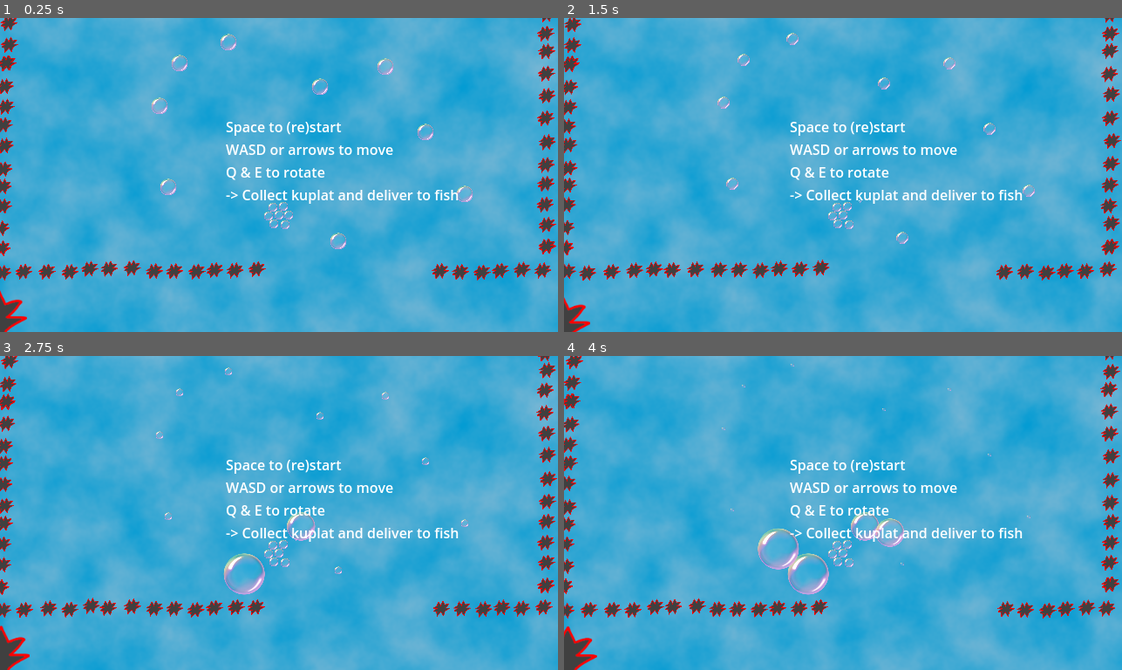
Above: before the commit, frames 1-4 (two rows, left to right).
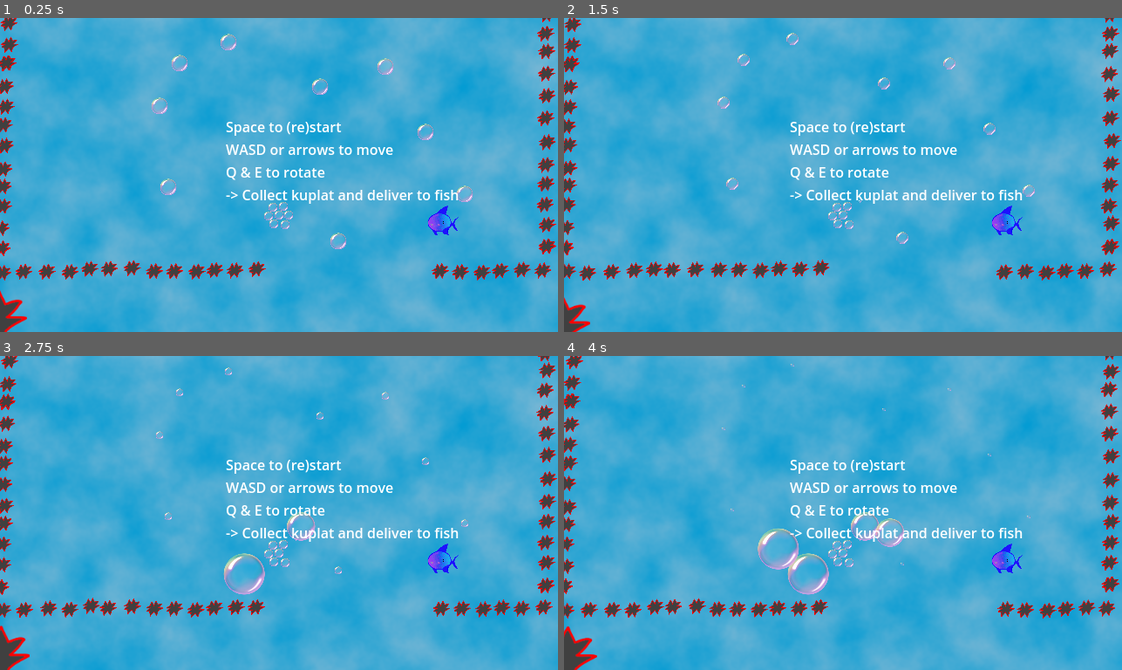
Above: after the commit, the same moments.

Repository: Raattis/ggj25
Game: Godot game, scene res://tomi/flying_game.tscn
Two runs of this game, one before a commit and one after it. Both use one fixed random seed, a clock stepped at 60 frames per second and the inputs below. This scene is started directly instead of the project's main scene.
Inputs (mouse positions are in pixels of both pictures, inside the frame that each line leads up to):
- Up to frame 1 (0.25 s): no input
- Up to frame 2 (1.5 s): move the mouse to (965, 159) at 0.52 s; hold Right mouse button (remove) 0.53-1.25 s; click (965, 159) at 0.8 s; drag from (731, 190) to (815, 237) at 1.27 s
- Up to frame 3 (2.75 s): move the mouse to (334, 443) at 2.02 s; hold Down (alas) from 2.03 s (still down); click (334, 443) at 2.3 s
- Up to frame 4 (4 s): release Down (alas) at 2.75 s; drag from (815, 575) to (675, 465) at 2.77 s; move the mouse to (1010, 560) at 3.52 s; hold E (kierräplus) from 3.53 s (still down); click (1010, 560) at 3.8 s

The runs differ from the first frame. In frame 1, 0.3% of the frame differs, in the area x 76-83%, y 59-70%; in frame 2, 0.3%; in frame 3, 0.3%; in frame 4, 0.3%.

Commit message:
kala puspus

Diff:
--- a/godot-project/riku/cluster.gd
+++ b/godot-project/riku/cluster.gd
@@ -146,6 +146,9 @@
 
 func _on_body_entered(body: Node2D):
 	var sb = body as StaticBody2D
+	if body as Kala:
+		if body.spawn_sydän():
+			remove_closest_child(body.position)
 	if not sb:
 		return
 	if (body as StaticBody2D).collision_layer & (1<<3) != 0:
--- a/godot-project/tomi/collectable_kupla.gd
+++ b/godot-project/tomi/collectable_kupla.gd
@@ -25,7 +25,11 @@
 		queue_free()
 
 
-func _on_body_entered(body: Cluster):
+func _on_body_entered(body):
+	if body is Cluster:
+		print("on")
+	else:
+		return
 	for c in get_children() as Array[Node2D]:
 		var pos = c.global_position
 		remove_child(c)
--- a/godot-project/tomi/flying_game.tscn
+++ b/godot-project/tomi/flying_game.tscn
@@ -10,6 +10,7 @@
 [ext_resource type="PackedScene" uid="uid://pibjdynkpeer" path="res://vesa/poks.tscn" id="8_7oywc"]
 [ext_resource type="Script" uid="uid://555ydg2oiu3j" path="res://tomi/kupla_spawnerit.gd" id="10_5gb5r"]
 [ext_resource type="Script" uid="uid://cqy8kuxkc4q3y" path="res://tomi/pääkamera.gd" id="11_5gb5r"]
+[ext_resource type="PackedScene" uid="uid://raub18716gf3" path="res://tomi/kala.tscn" id="11_hjf23"]
 
 [sub_resource type="Gradient" id="Gradient_owugb"]
 colors = PackedColorArray(0.0156863, 0.611765, 0.827451, 1, 0.47451, 0.717647, 0.835294, 1)
@@ -1008,4 +1009,7 @@
 [node name="KuplaSpawnerit" type="Node2D" parent="."]
 script = ExtResource("10_5gb5r")
 
+[node name="Kala" parent="." instance=ExtResource("11_hjf23")]
+position = Vector2(505, 332)
+
 [connection signal="body_entered" from="cluster" to="cluster" method="_on_body_entered"]
--- /dev/null
+++ b/godot-project/tomi/kala.gd
@@ -0,0 +1,14 @@
+extends RigidBody2D
+class_name Kala
+
+const SYDÄN = preload("res://tomi/sydän.tscn")
+
+var ruokittu = false
+
+func spawn_sydän():
+	if ruokittu:
+		return false
+	ruokittu = true
+	var mew = SYDÄN.instantiate()
+	add_child(mew)
+	return true
--- /dev/null
+++ b/godot-project/tomi/kala.tscn
@@ -0,0 +1,21 @@
+[gd_scene load_steps=4 format=3 uid="uid://raub18716gf3"]
+
+[ext_resource type="Script" uid="uid://cgno41iq2gd" path="res://tomi/kala.gd" id="1_47pop"]
+[ext_resource type="Texture2D" uid="uid://nvargs4oqefh" path="res://vesa/kala.png" id="2_j5o5d"]
+
+[sub_resource type="CapsuleShape2D" id="CapsuleShape2D_q7y3b"]
+height = 28.0
+
+[node name="Kala" type="RigidBody2D"]
+collision_layer = 15
+collision_mask = 15
+gravity_scale = 0.0
+script = ExtResource("1_47pop")
+
+[node name="Sprite2D" type="Sprite2D" parent="."]
+scale = Vector2(0.1, 0.1)
+texture = ExtResource("2_j5o5d")
+
+[node name="CollisionShape2D" type="CollisionShape2D" parent="."]
+rotation = 1.5708
+shape = SubResource("CapsuleShape2D_q7y3b")
--- /dev/null
+++ b/godot-project/tomi/sydän.gd
@@ -0,0 +1,16 @@
+extends Node2D
+
+var offset = Vector2(-10, 0)
+var up_speed = -10
+var size_speed = 1
+var life_time = 5
+var size_acc = 0.1
+
+func _process(delta):
+	offset.y += delta * up_speed
+	size_acc += delta * size_speed
+	scale = Vector2.ONE * size_acc
+	position = offset
+	life_time -= delta
+	if life_time < 0:
+		queue_free()
--- /dev/null
+++ b/godot-project/tomi/sydän.tscn
@@ -0,0 +1,18 @@
+[gd_scene load_steps=2 format=3 uid="uid://c88v24wwugxqr"]
+
+[ext_resource type="Script" uid="uid://oo33s8yy6377" path="res://tomi/sydän.gd" id="1_8tdvc"]
+
+[node name="sydän" type="Node2D"]
+script = ExtResource("1_8tdvc")
+
+[node name="Label" type="Label" parent="."]
+offset_left = -2.0
+offset_top = -5.0
+offset_right = 38.0
+offset_bottom = 83.0
+scale = Vector2(0.126449, 0.126449)
+theme_override_colors/font_color = Color(0.714269, 0.267927, 0.474208, 1)
+theme_override_font_sizes/font_size = 64
+text = "❤️"
+horizontal_alignment = 1
+vertical_alignment = 1
Not shown: 1 places in godot-project/tomi/flying_game.tscn that only renumber resources
Not shown, added: godot-project/tomi/kala.gd.uid
Not shown, added: godot-project/tomi/sydän.gd.uid
